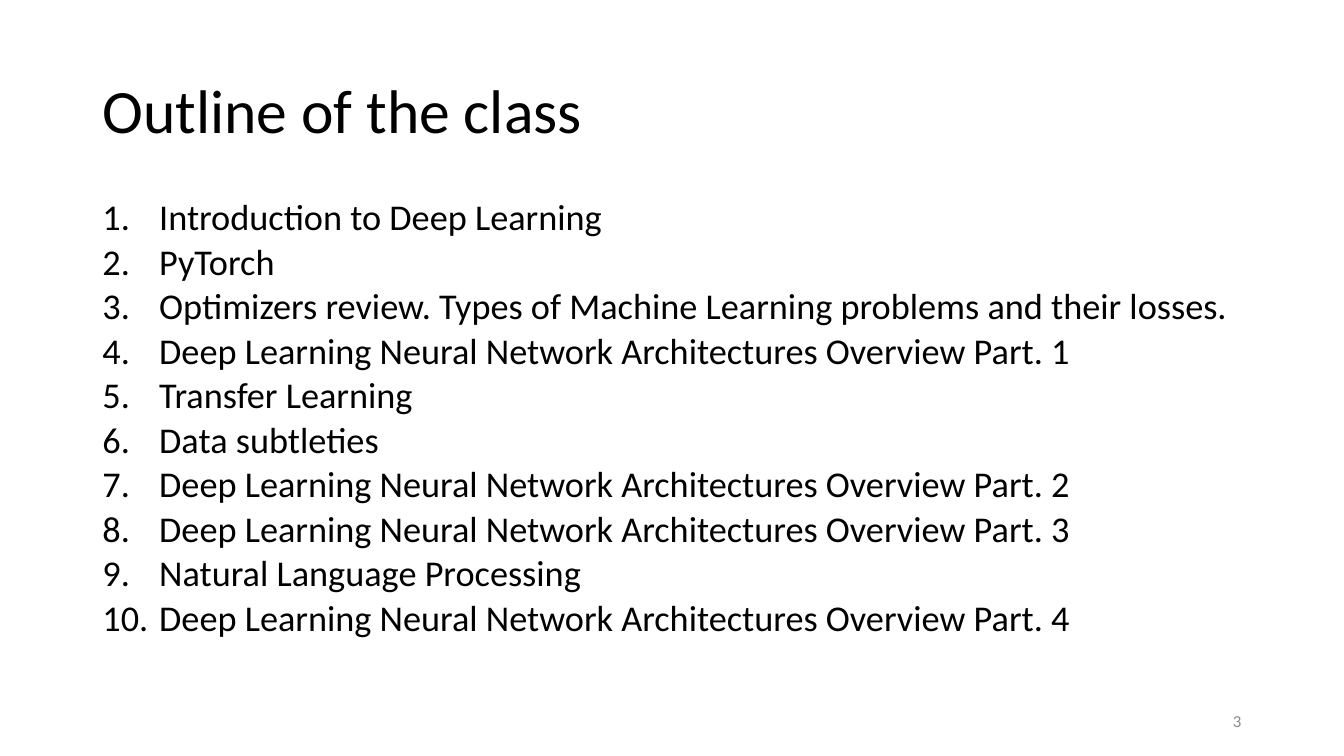
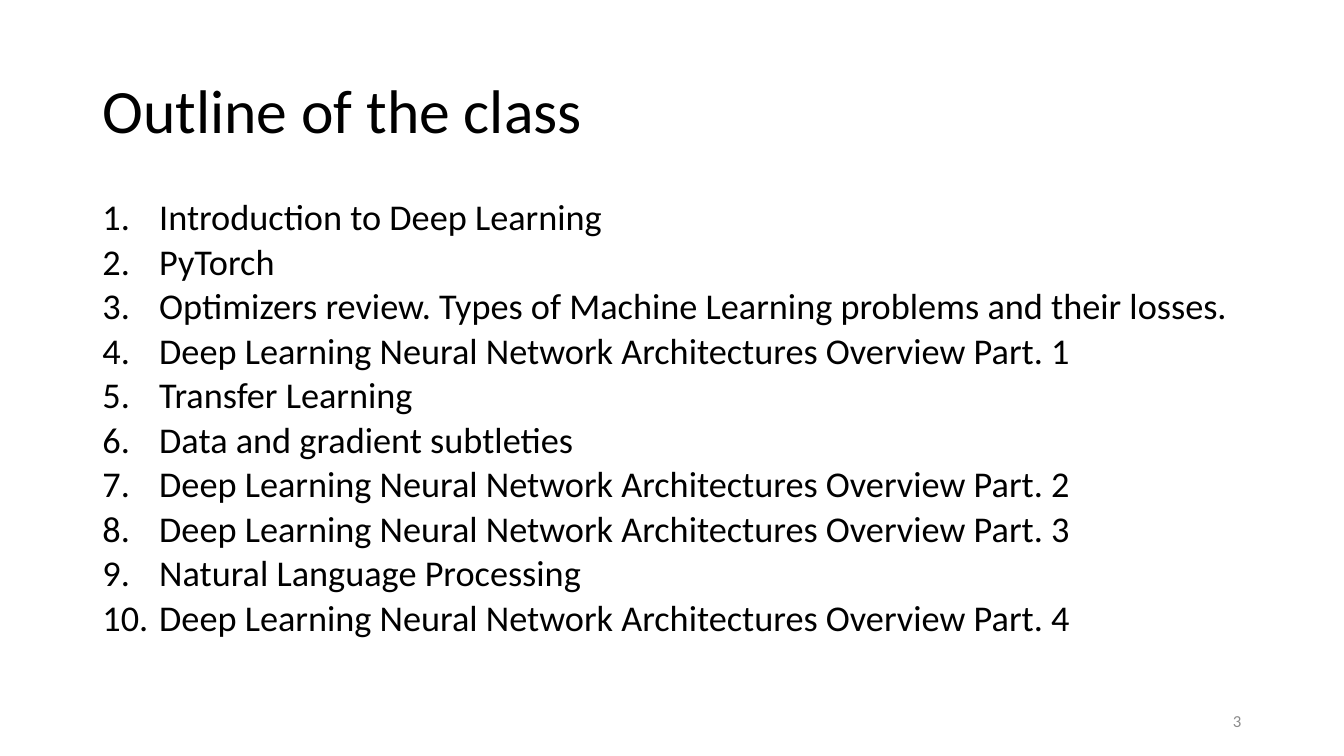
Before and after one commit to MICS-Lab/DeepLearningCourse, a slide deck: slide 3 of Slides_1.pptx. Drawn at 1344x756 pixels with LibreOffice and Linux fonts; fonts in the diff are those of the drawing. Boxes give left, top, right and bottom in pixels: in the first picture for what was removed or moved away, otherwise in the second. Text is boxed around its words. In the diff, an @@ line names an element or a change of style, - is before the commit and + after.

```diff
--- a/Slides_1.pptx
+++ b/Slides_1.pptx
@@ text at <box>159,427,573,460</box>: text changed @@
-6. Data subtleties
+6. Data and gradient subtleties
```
Also in this commit, not shown: 1 other slide changed.
